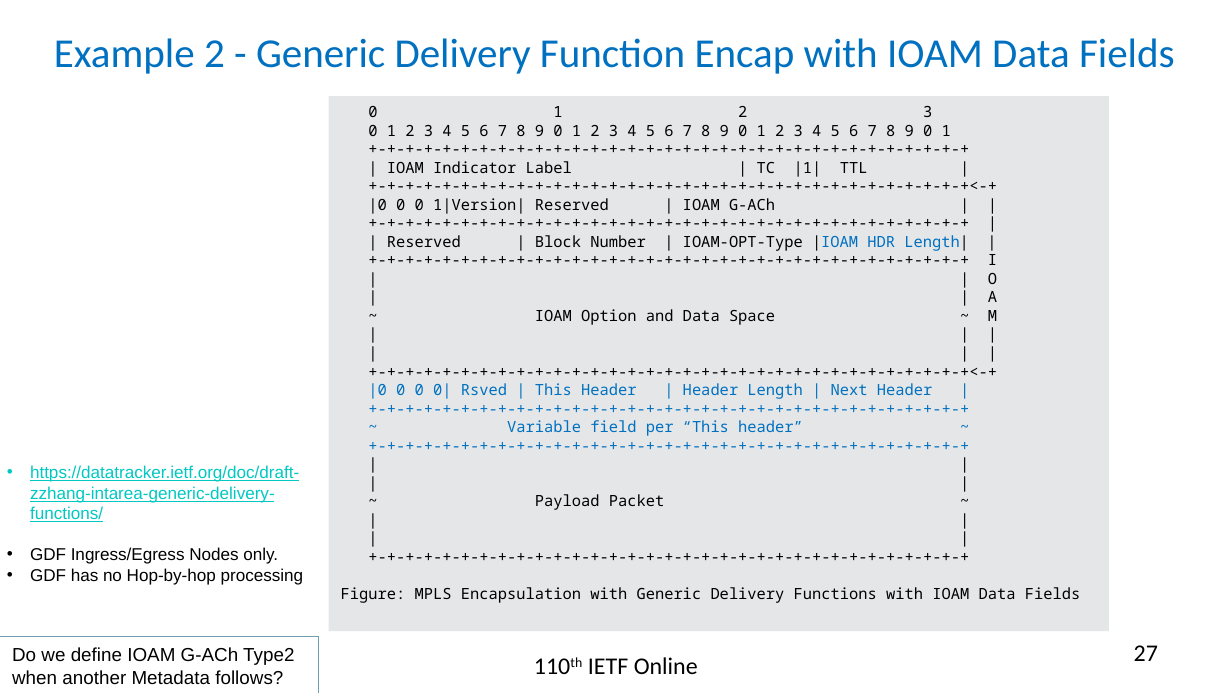
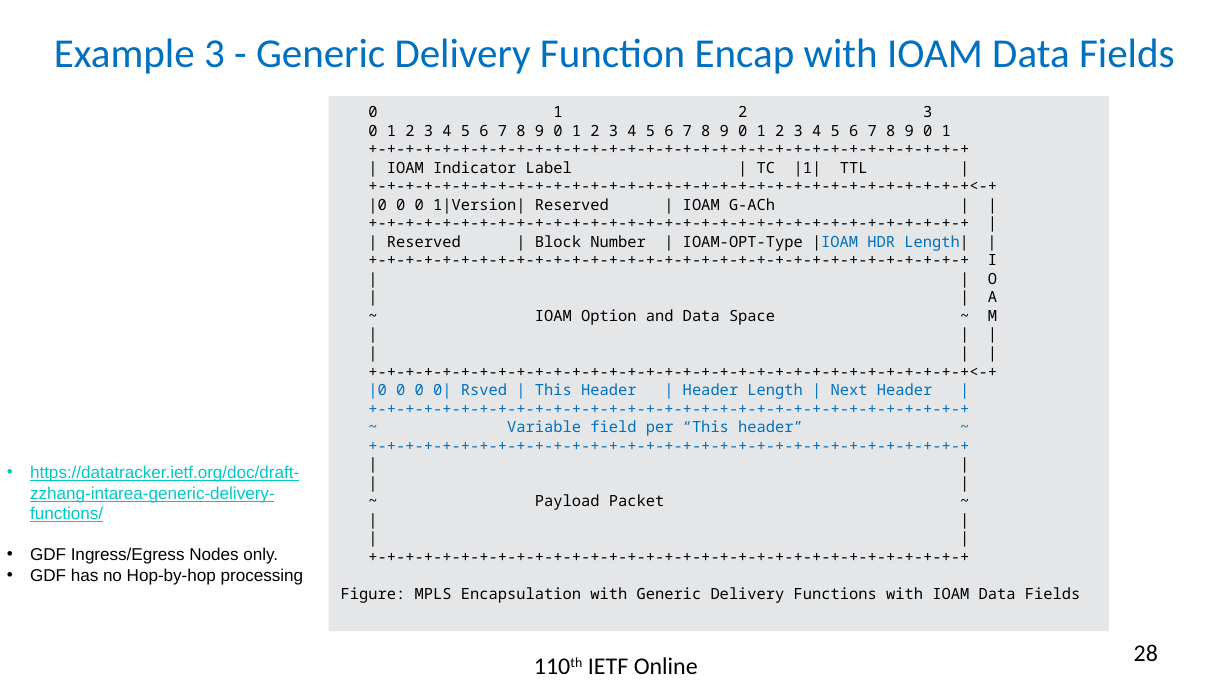
Before and after one commit to rakgandhi/ietf-slides, a slide deck: slide 28 of draft-gandhi-mpls-ioam-sr-06.pptx (slide 27 before the commit). Drawn at 1232x693 pixels with LibreOffice and Linux fonts; fonts in the diff are those of the drawing. Boxes give left, top, right and bottom in pixels: in the first picture for what was removed or moved away, otherwise in the second. Text is boxed around its words. In the diff, an @@ line names an element or a change of style, - is before the commit and + after.

```diff
--- a/draft-gandhi-mpls-ioam-sr-06.pptx
+++ b/draft-gandhi-mpls-ioam-sr-06.pptx
@@ title at (x1=54, y1=38, x2=1175, y2=74): text changed @@
-Example 2 - Generic Delivery Function Encap with IOAM Data Fields
+Example 3 - Generic Delivery Function Encap with IOAM Data Fields
@@ rectangle removed at (x1=0, y1=637, x2=318, y2=693) @@
-Do we define IOAM G-ACh Type2 when another Metadata follows?
@@ page number at (x1=1134, y1=644, x2=1158, y2=661): text changed @@
-27
+28
```
Also in this commit, not shown: 4 other slides changed, 1 other file.
